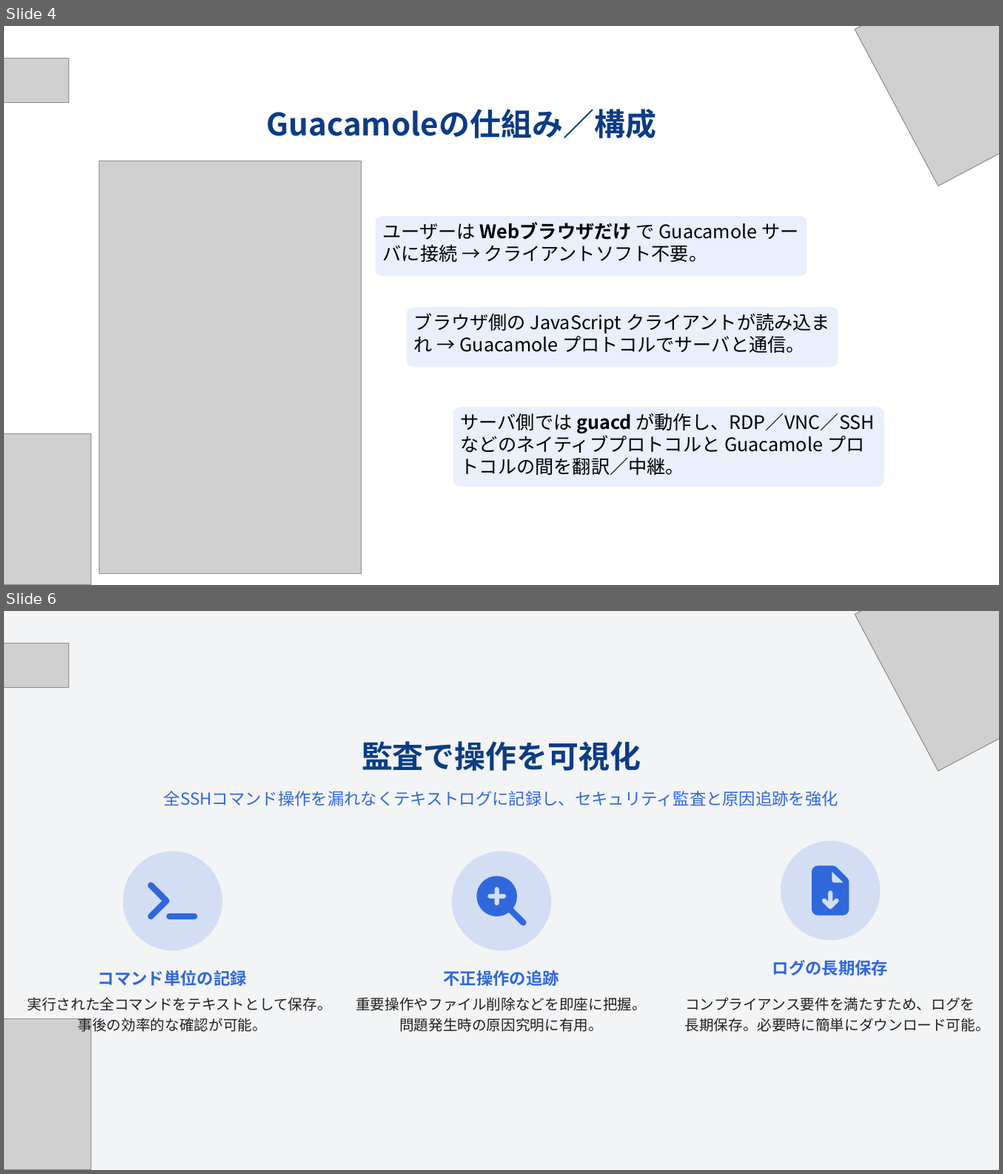
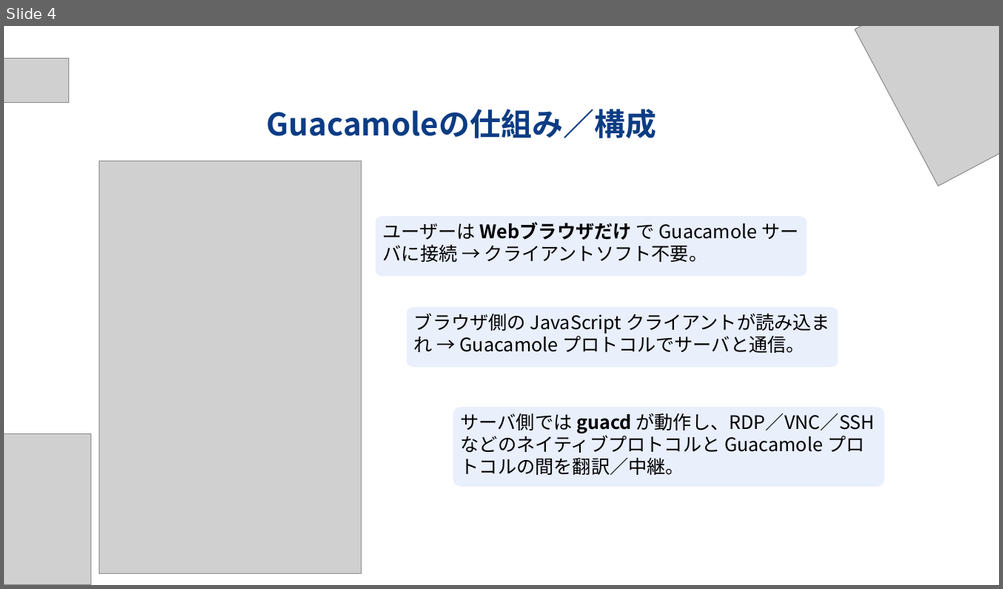
Before and after one commit to fyh0074/0074, a slide deck: RagとGuacamole：関係と仕組みの紹介.pptx. Shown one above the other, each under a label of ours: slides 4 and 6 before the commit, slide 4 after it; the slides between them are not shown. The pictures are 1003x1174 and 1003x589 pixels, drawn with LibreOffice and Linux fonts; fonts in the diff are those of the drawing; grey boxes stand for pictures; background and template pictures are left out. Boxes give left, top, right and bottom in pixels: in the first picture for what was removed or moved away, otherwise in the second. Text is boxed around its words. In the diff, an @@ line names an element or a change of style, - is before the commit and + after.

```diff
--- a/RagとGuacamole：関係と仕組みの紹介.pptx
+++ b/RagとGuacamole：関係と仕組みの紹介.pptx
@@ slide 6 removed at [4,611,999,1170], background picture (left out) @@
@@ picture removed at [854,611,999,772] @@
@@ picture removed at [4,643,68,687] @@
@@ text removed at [361,741,641,771] @@
-監査で操作を可視化
@@ text removed at [164,791,838,806] @@
-全SSHコマンド操作を漏れなくテキストログに記録し、セキュリティ監査と原因追跡を強化
@@ freeform shape removed at [122,851,222,951] @@
@@ freeform shape removed at [452,851,551,951] @@
@@ freeform shape removed at [781,841,880,940] @@
@@ freeform shape removed at [148,877,198,926] @@
@@ freeform shape removed at [476,877,526,926] @@
@@ freeform shape removed at [811,866,848,916] @@
@@ text removed at [772,960,888,976] @@
-ログの長期保存
@@ text removed at [98,970,247,986] @@
-コマンド単位の記録
@@ text removed at [444,971,559,986] @@
-不正操作の追跡
@@ text removed at [28,997,332,1035] @@
-実行された全コマンドをテキストとして保存。事後の効率的な確認が可能。
@@ text removed at [356,997,646,1032] @@
-重要操作やファイル削除などを即座に把握。問題発生時の原因究明に有用。
@@ text removed at [684,997,989,1032] @@
-コンプライアンス要件を満たすため、ログを長期保存。必要時に簡単にダウンロード可能。
@@ picture removed at [4,1019,91,1170] @@
```
Also in this commit, not shown: 4 slides changed, 1 slide added, 1 other slide removed.
